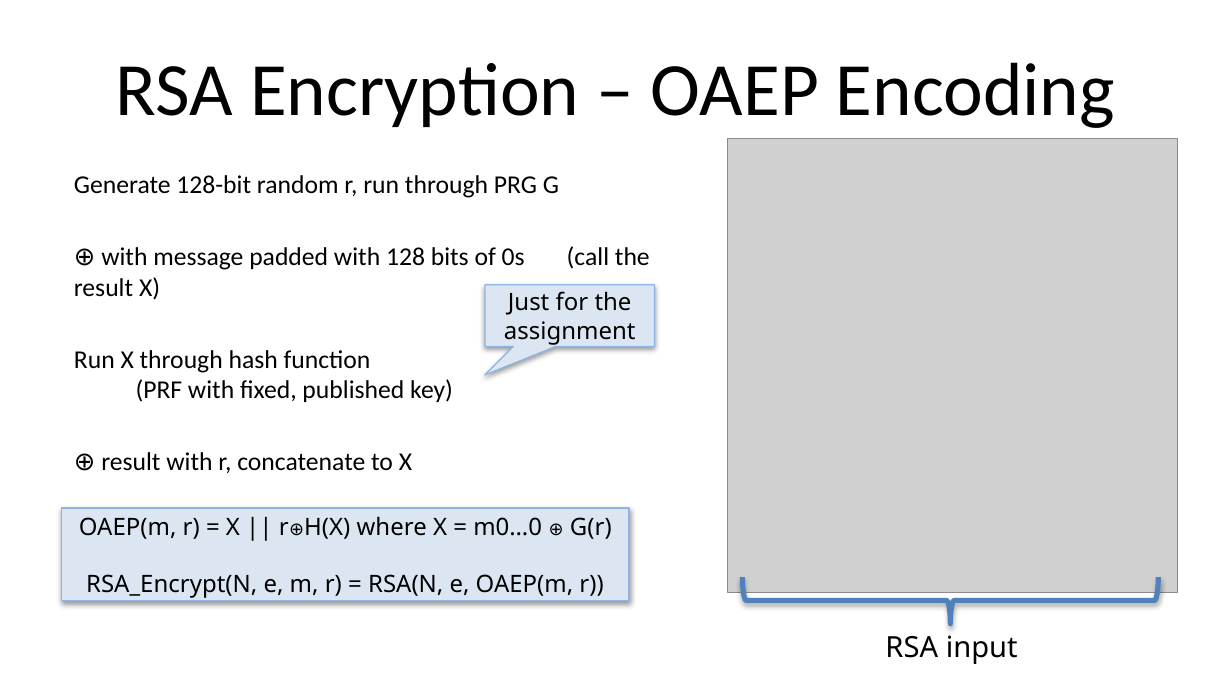
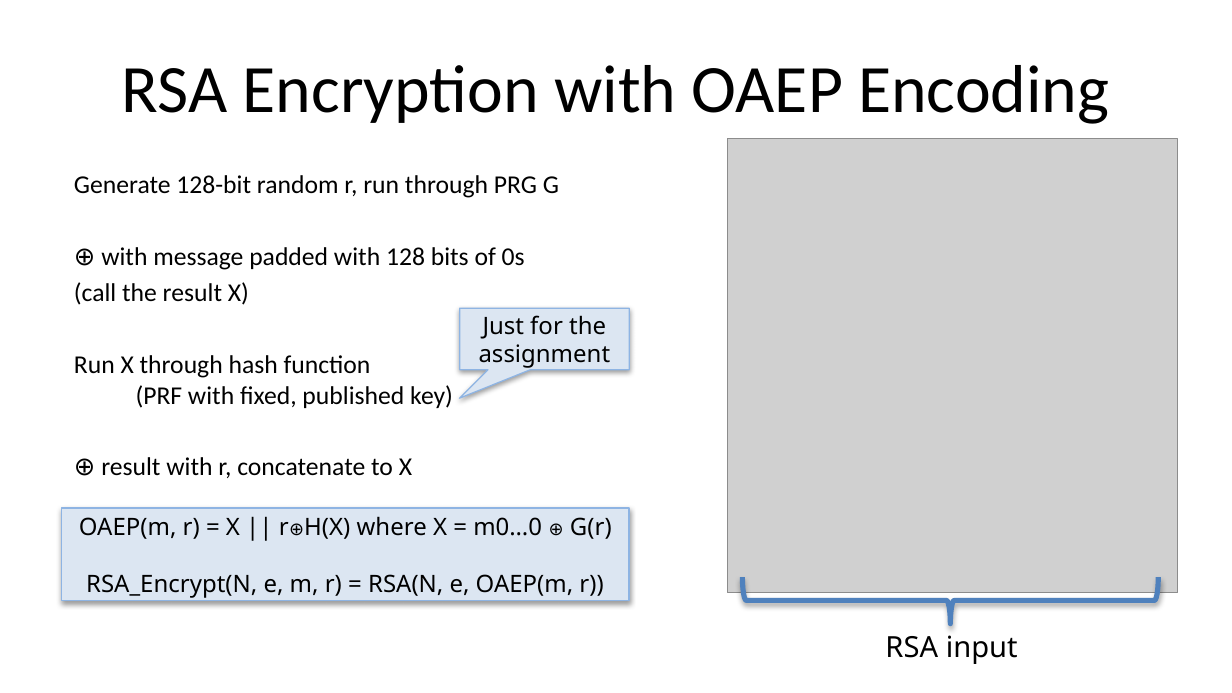
Before and after one commit to noise-lab/security-course, a slide deck: slide 32 of fall2016/lectures/6-PublicKey.pptx (slide 30 before the commit). Drawn at 1232x693 pixels with LibreOffice and Linux fonts; fonts in the diff are those of the drawing; grey boxes stand for pictures. Boxes give left, top, right and bottom in pixels: in the first picture for what was removed or moved away, otherwise in the second. Text is boxed around its words. In the diff, an @@ line names an element or a change of style, - is before the commit and + after.

```diff
--- a/fall2016/lectures/6-PublicKey.pptx
+++ b/fall2016/lectures/6-PublicKey.pptx
@@ title at [122, 65, 1109, 124]: text changed; size 44 to 39.6 pt @@
-RSA Encryption – OAEP Encoding
+RSA Encryption with OAEP Encoding
@@ text at [74, 247, 525, 305]: text changed @@
-⊕ with message padded with 128 bits of 0s (call the result X)
+⊕ with message padded with 128 bits of 0s
+(call the result X)
@@ speech box "Just for the assignment": place and size @@
-speech box "Just for the assignment" at [485, 285, 655, 346]
+speech box "Just for the assignment" at [460, 308, 630, 370]
```
Also in this commit, not shown: 31 other slides changed, 5 slides added, 4 slides removed, 1 other file.
